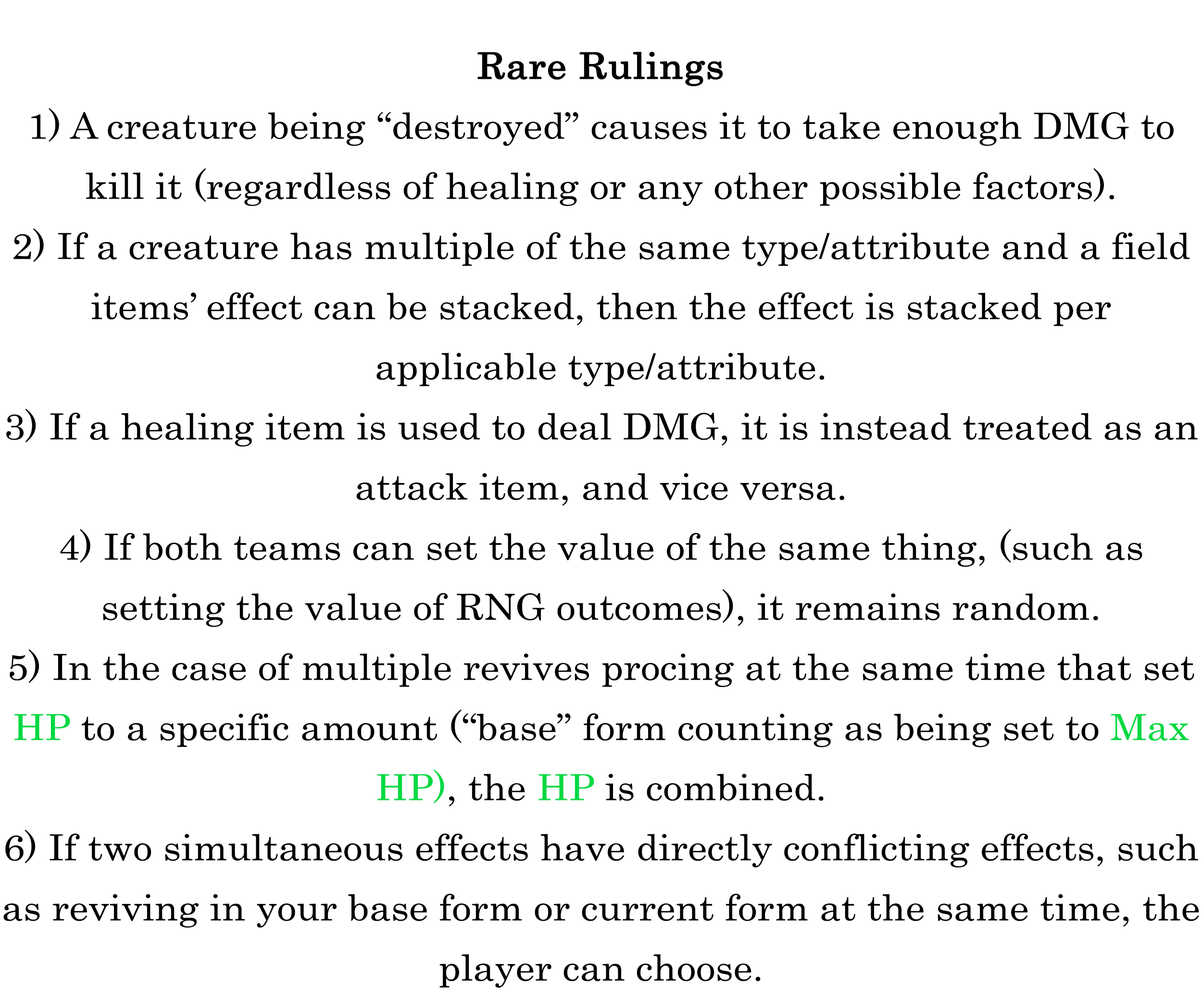
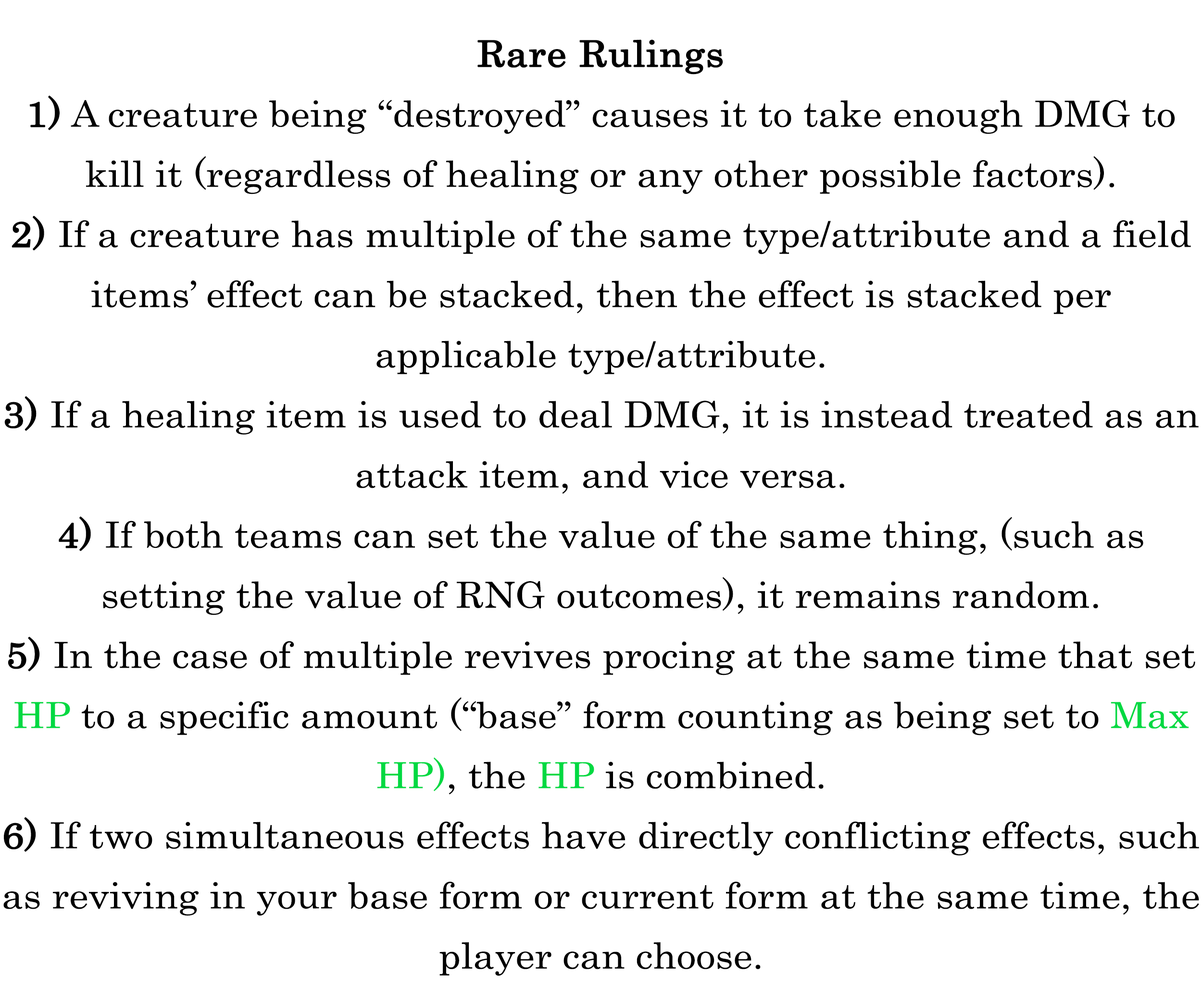
The second 1202px x 991px image is a revision of the first. Changes to its layers:
painted on "Rare Rulings" over [3, 39, 1200, 988]
